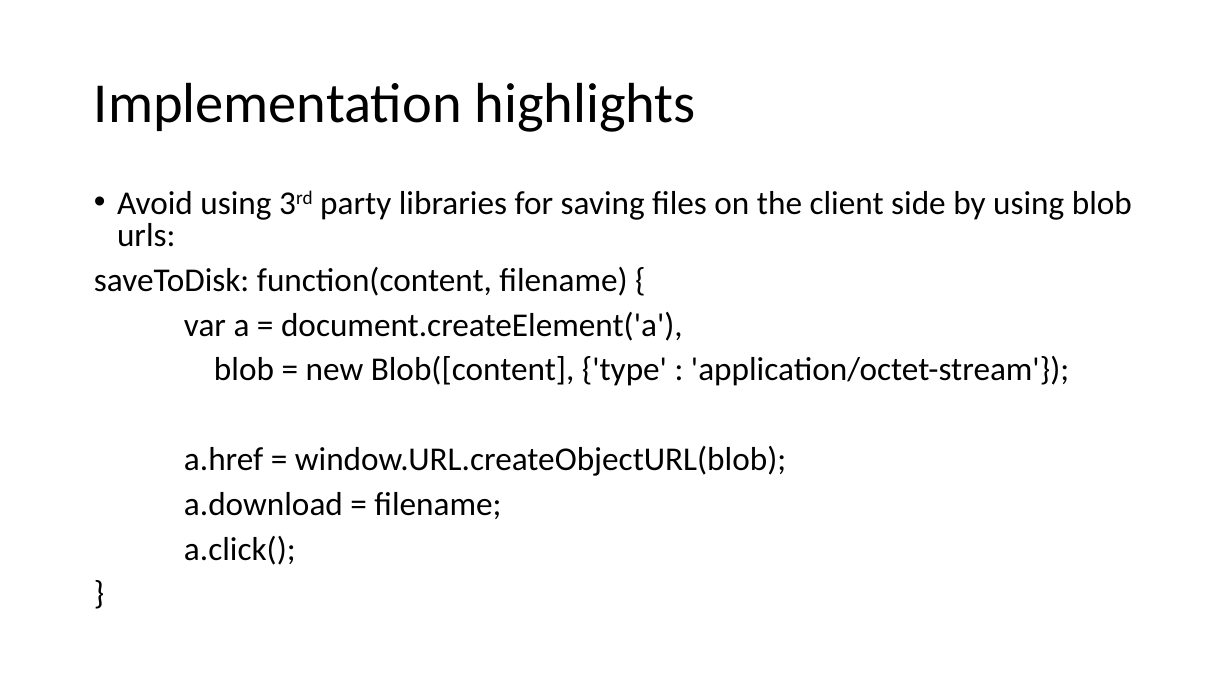
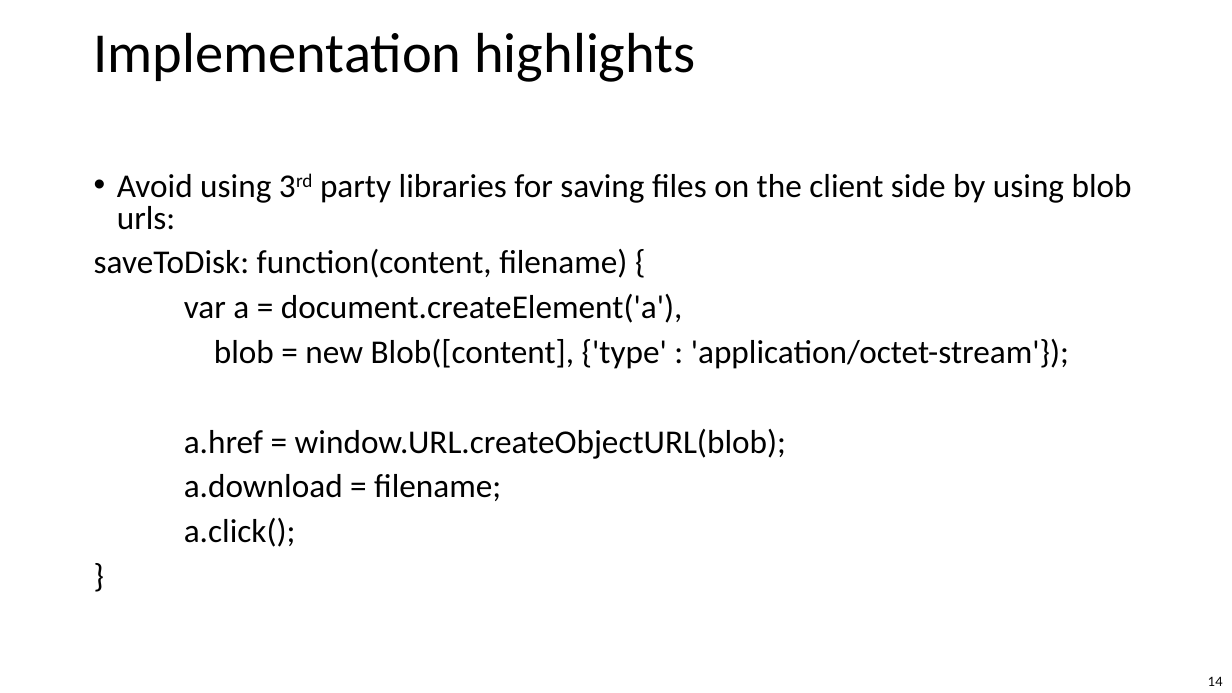
Before and after one commit to bogdan-cornianu/logger, a slide deck: slide 14 of Logger.pptx (slide 13 before the commit). Drawn at 1232x693 pixels with LibreOffice and Linux fonts; fonts in the diff are those of the drawing; background and template pictures are left out. Boxes give left, top, right and bottom in pixels: in the first picture for what was removed or moved away, otherwise in the second. Text is boxed around its words. In the diff, an @@ line names an element or a change of style, - is before the commit and + after.

```diff
--- a/Logger.pptx
+++ b/Logger.pptx
@@ text "Implementation highlights": place and size @@
-text "Implementation highlights" at bbox=[94, 82, 695, 132]
+text "Implementation highlights" at bbox=[94, 32, 695, 82]
@@ text "Implementation highlights" at bbox=[94, 32, 695, 82]: vertical alignment middle to top @@
@@ text "Avoid using 3rd party libraries ...": place and size @@
-text "Avoid using 3rd party libraries ..." at bbox=[94, 191, 1132, 565]
+text "Avoid using 3rd party libraries ..." at bbox=[94, 174, 1132, 547]
@@ page number added at bbox=[1208, 676, 1223, 686], 10 pt, text #000000 @@
+14
```
Also in this commit, not shown: 14 other slides changed, 2 slides added, 1 slide removed.
